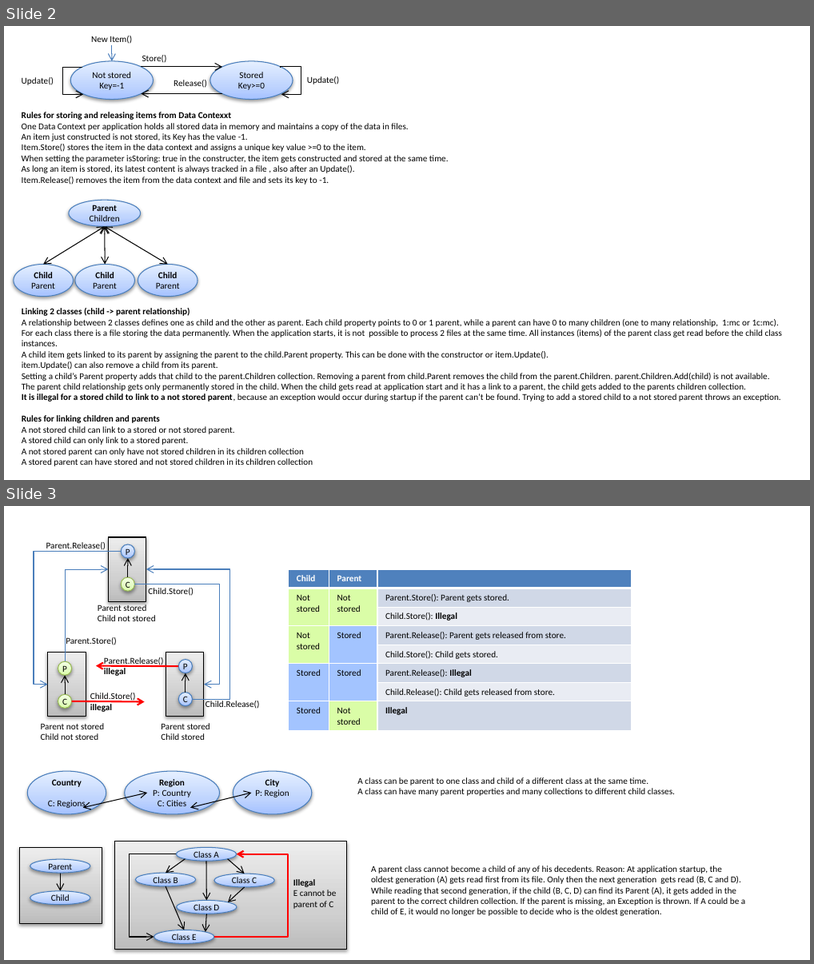
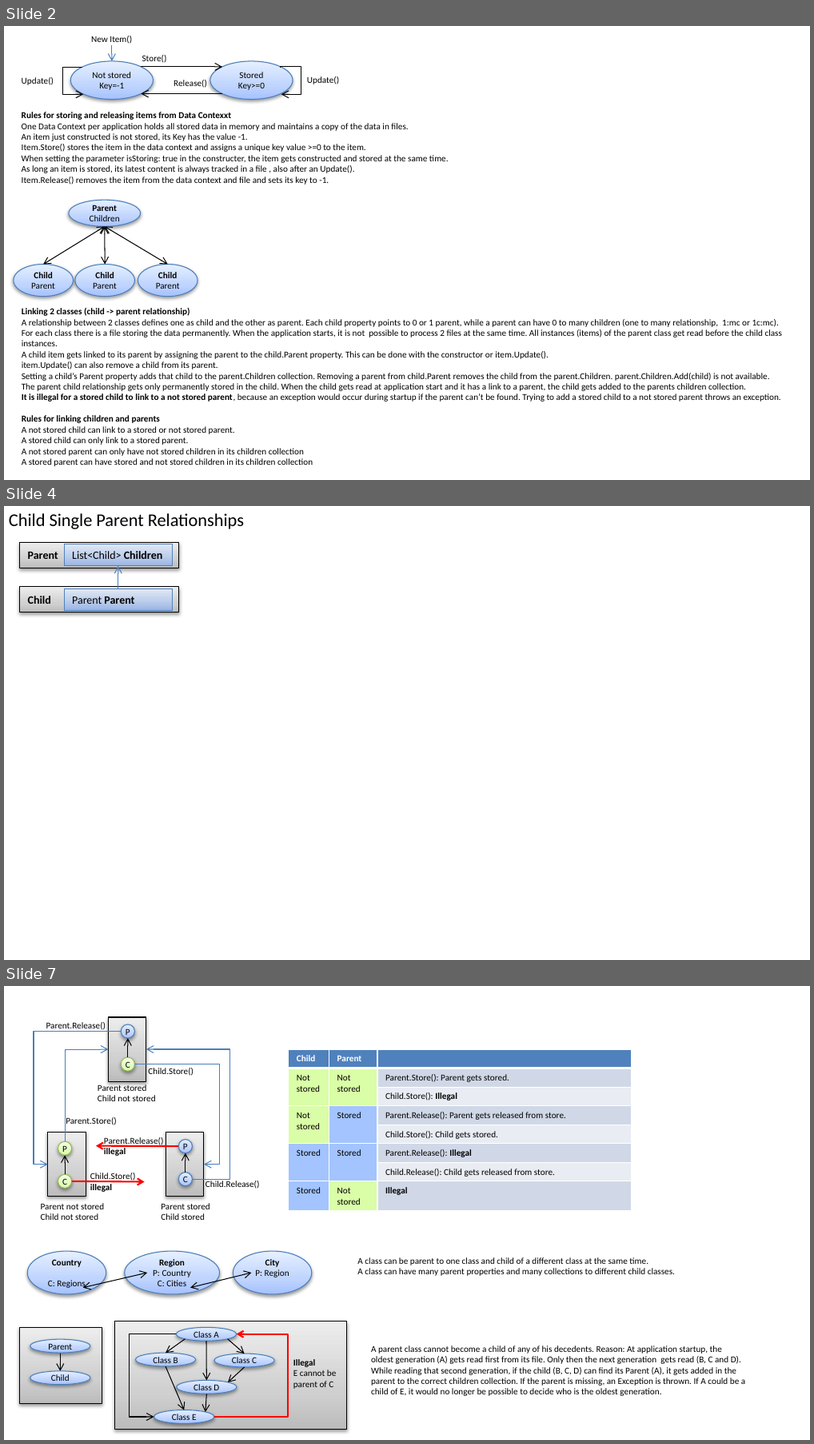
Before and after one commit to PeterHuberSg/StorageLib, a slide deck: Design.pptx. Shown one above the other, each under a label of ours: slides 2 and 3 before the commit, slides 2, 4 and 7 after it; the slides between them are not shown. The pictures are 814x964 and 814x1444 pixels, drawn with LibreOffice and Linux fonts; fonts in the diff are those of the drawing. Boxes give left, top, right and bottom in pixels: in the first picture for what was removed or moved away, otherwise in the second. Text is boxed around its words. In the diff, an @@ line names an element or a change of style, - is before the commit and + after.

Commit message:
Changed ChildKeyPropertyName, ChildKey2PropertyName to ChildPropertyName, ChildKeyPropertyName ChildKeyProperty2Name
Reorganised Compiler.AnalyzeDependencies()

```diff
--- a/Design.pptx
+++ b/Design.pptx
@@ slide 4 added at box(4, 506, 810, 960), background #FFFFFF @@
@@ text added at box(9, 513, 244, 529), 16 pt, text #000000 @@
+Child Single Parent Relationships
@@ rectangle added at box(20, 542, 179, 568), fill gradient #BDBDBD to #D1D1D1 to #EEEEEE, outline #000000 0.75 pt, 10 pt, text #000000, bold @@
+Parent
@@ rectangle added at box(65, 544, 173, 566), fill gradient #9AB5E4 to #C2D1ED to #E1E8F5, outline #4F81BD 0.75 pt, 10 pt, text #000000 @@
+List<Child> Children
@@ arrow added from (118, 589) to (118, 566), #4B7EBC 0.75 pt @@
@@ rectangle added at box(20, 587, 179, 612), fill gradient #BDBDBD to #D1D1D1 to #EEEEEE, outline #000000 0.75 pt, 10 pt, text #000000, bold @@
+Child
@@ rectangle added at box(65, 589, 173, 611), fill gradient #9AB5E4 to #C2D1ED to #E1E8F5, outline #4F81BD 0.75 pt, 10 pt, text #000000 @@
+Parent Parent
@@ what was slide 3 is now slide 7 @@
```
Also in this commit, not shown: 3 other slides added, 26 other files.
